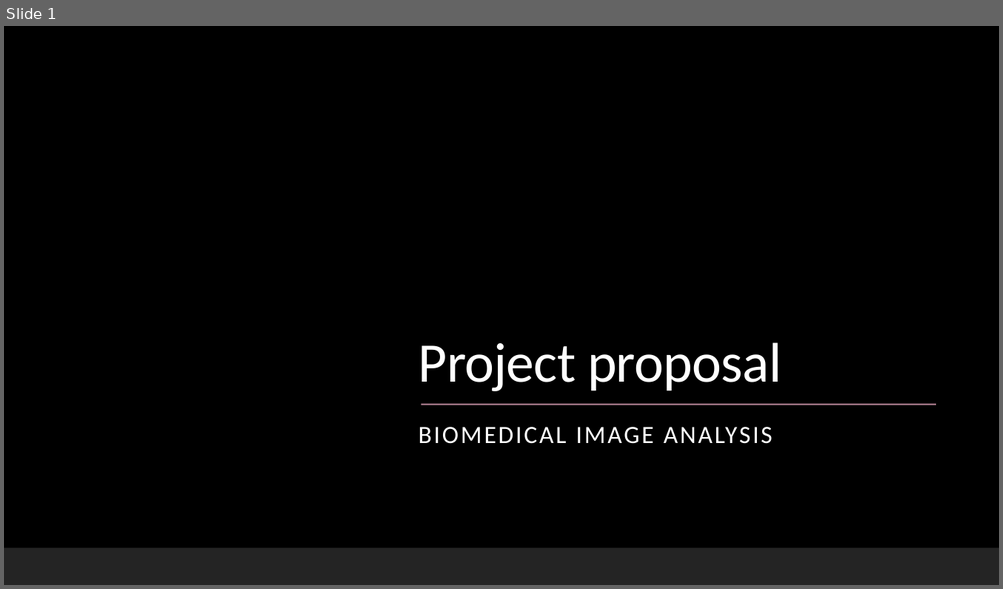
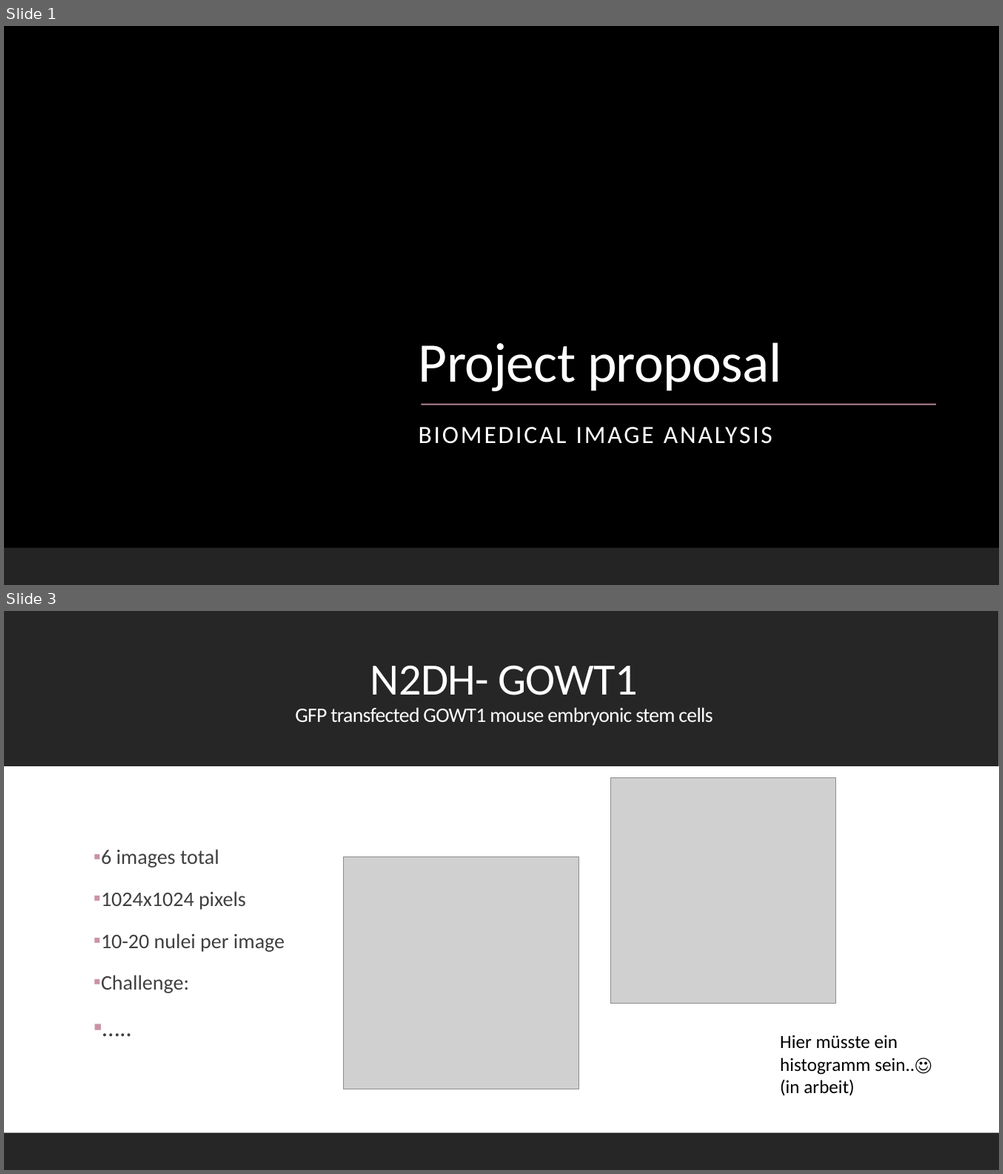
Before and after one commit to datascience-mobi-2022/2022-topic-01-team-04, a slide deck: presentation/layout.pptx. Shown one above the other, each under a label of ours: slide 1 before the commit, slides 1 and 3 after it; the slides between them are not shown. The pictures are 1003x589 and 1003x1174 pixels, drawn with LibreOffice and Linux fonts; fonts in the diff are those of the drawing; grey boxes stand for pictures; background and template pictures are left out. Boxes give left, top, right and bottom in pixels: in the first picture for what was removed or moved away, otherwise in the second. Text is boxed around its words. In the diff, an @@ line names an element or a change of style, - is before the commit and + after.

```diff
--- a/presentation/layout.pptx
+++ b/presentation/layout.pptx
@@ slide 3 added at [4, 611, 999, 1170], background #FFFFFF @@
@@ rectangle added at [4, 611, 999, 1170], fill #FFFFFF @@
@@ rectangle added at [4, 611, 999, 766], fill #262626 @@
@@ title added at [295, 665, 712, 726], 19.8 pt, text #FFFFFF @@
+N2DH- GOWT1
+GFP transfected GOWT1 mouse embryonic stem cells
@@ picture added at [611, 778, 836, 1004] @@
@@ text added at [101, 849, 284, 994], 20 pt, text #404040 @@
+▪ 6 images total
+▪ 1024x1024 pixels
+▪ 10-20 nulei per image
+▪ Challenge:
+▪ …..
@@ picture added at [344, 857, 579, 1090] @@
@@ text added at [780, 1035, 931, 1096], 18 pt, text #000000 @@
+Hier müsste ein histogramm sein..☺
+(in arbeit)
@@ rectangle added at [4, 1133, 999, 1170], fill #262626 @@
```
Also in this commit, not shown: 4 other slides added, 2 slides removed.
